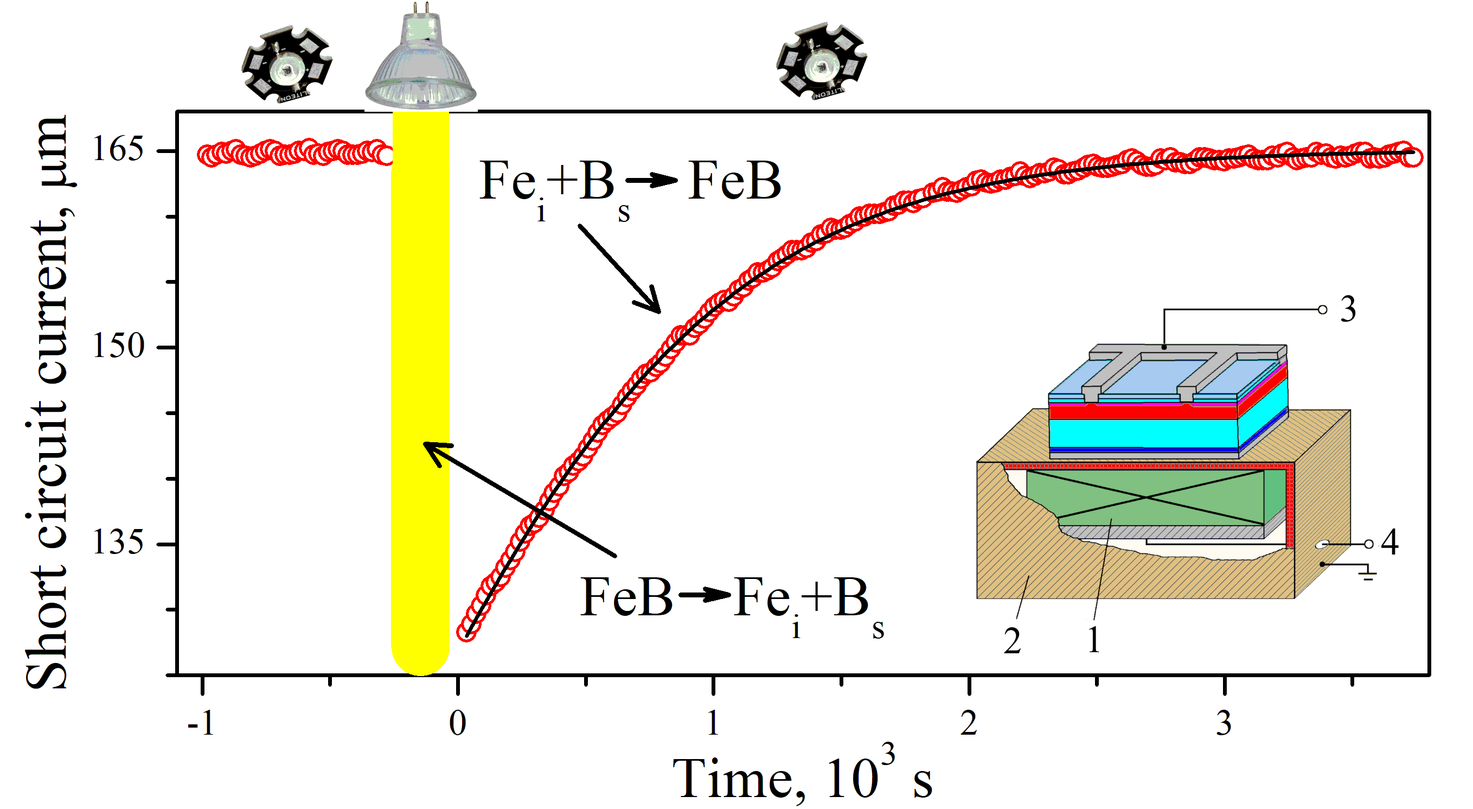
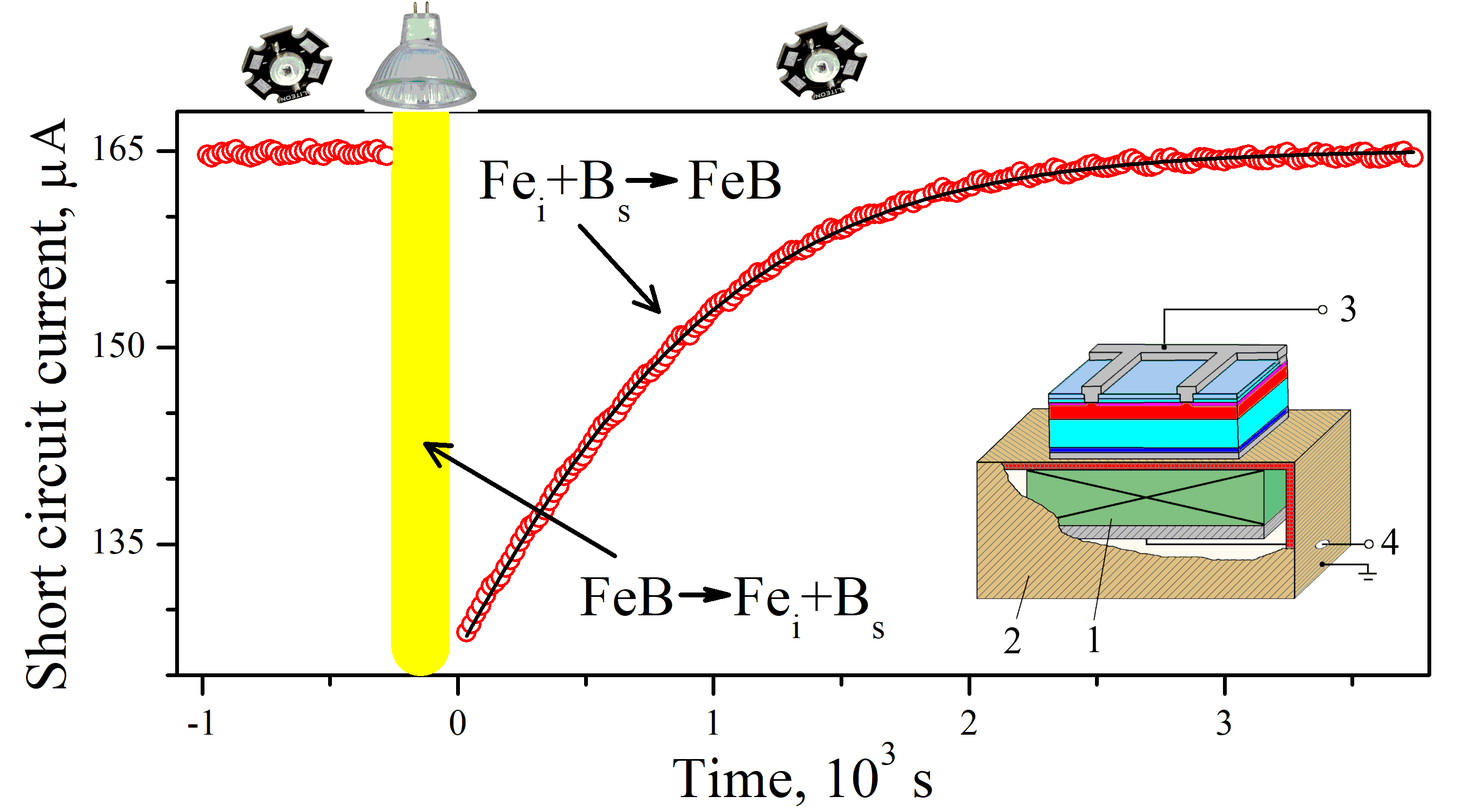
Before/after of a 1473 x 809 layered artwork. What changed in the layer stack:
added layer "A" above "Fig2.PNG" over [29, 117, 66, 155]
painted on "Fig2.PNG" over [37, 114, 67, 160]
